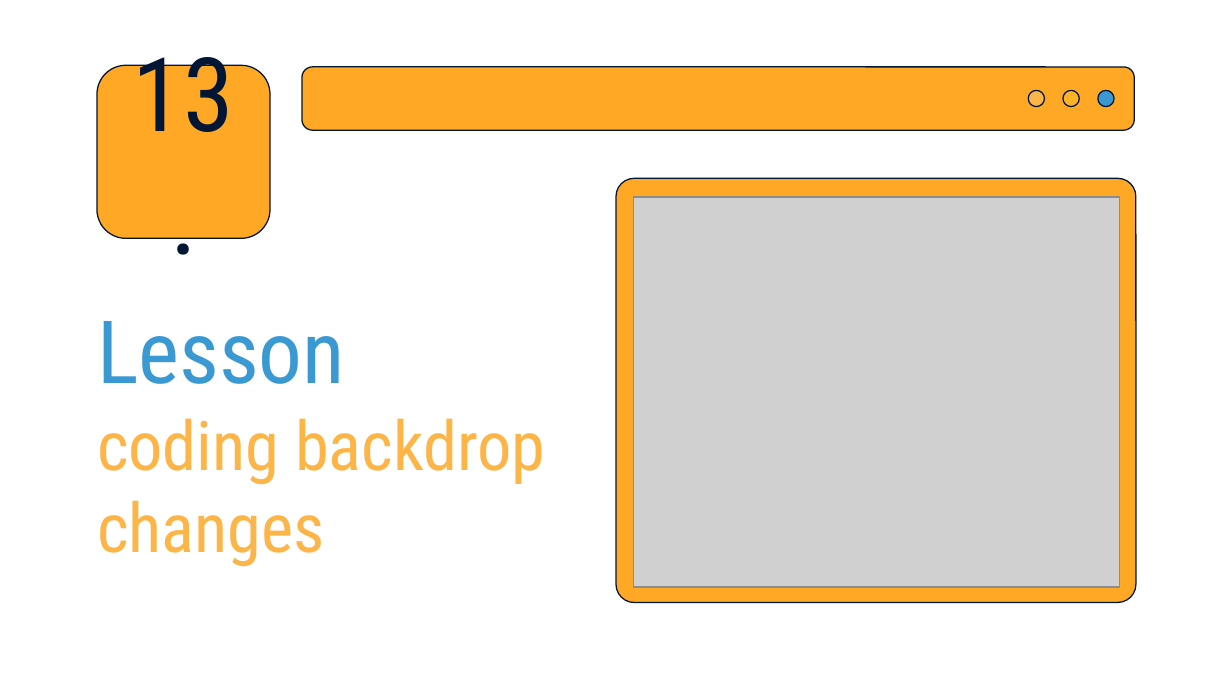
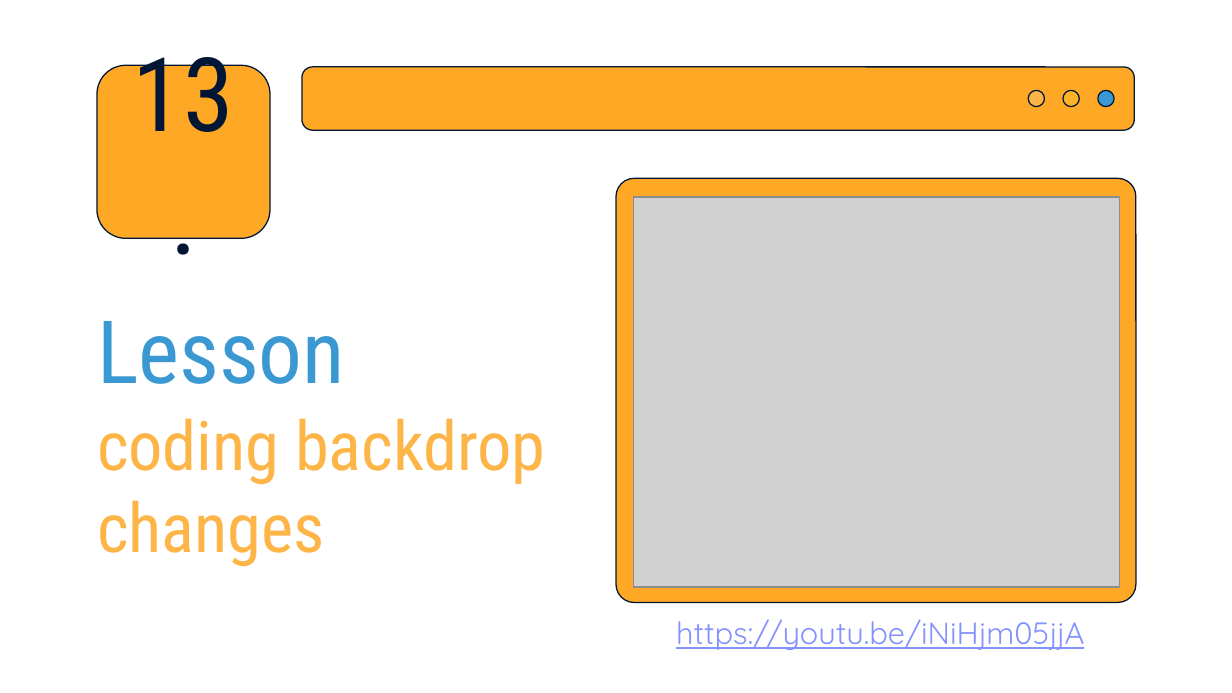
Before and after one commit to Vanshika-Mittal/scratch-tutorial, a slide deck: slide 44 of Scratch-Basics/Scratch-Basics.pptx. Drawn at 1232x693 pixels with LibreOffice and Linux fonts; fonts in the diff are those of the drawing; grey boxes stand for pictures. Boxes give left, top, right and bottom in pixels: in the first picture for what was removed or moved away, otherwise in the second. Text is boxed around its words. In the diff, an @@ line names an element or a change of style, - is before the commit and + after.

```diff
--- a/Scratch-Basics/Scratch-Basics.pptx
+++ b/Scratch-Basics/Scratch-Basics.pptx
@@ text added at <box>676,619,1084,650</box>, 18 pt, text #8492FF, underline @@
+https://youtu.be/iNiHjm05jjA
```
Also in this commit, not shown: 15 other slides changed.
